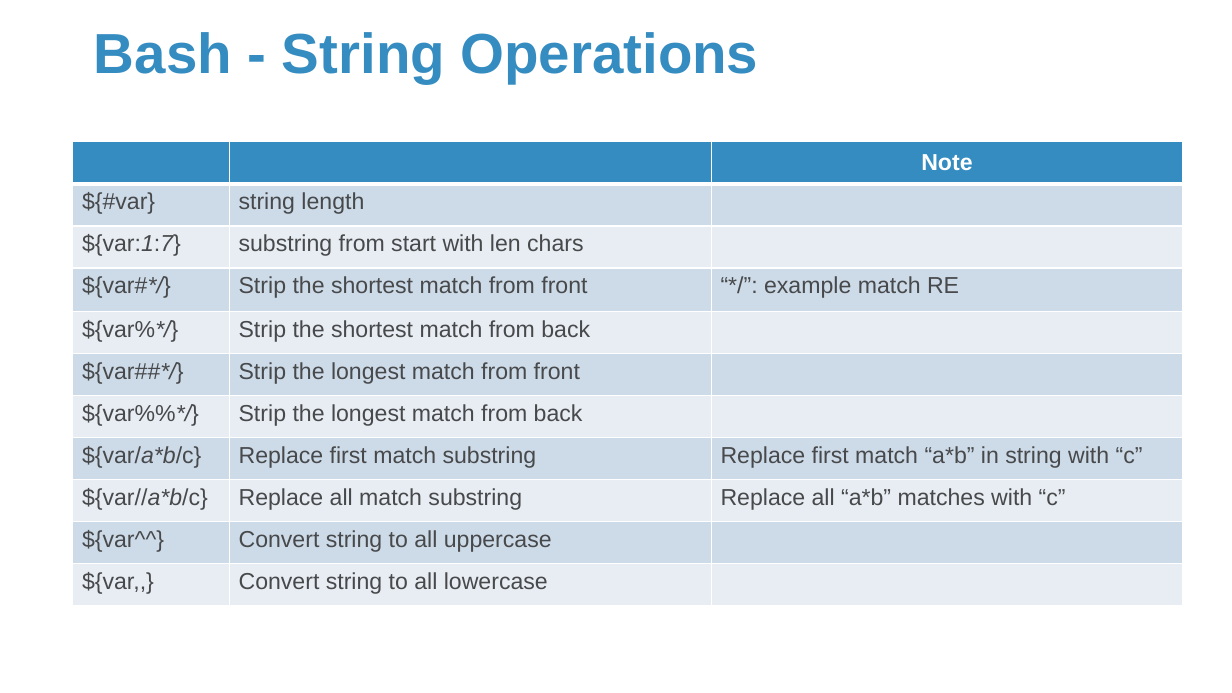
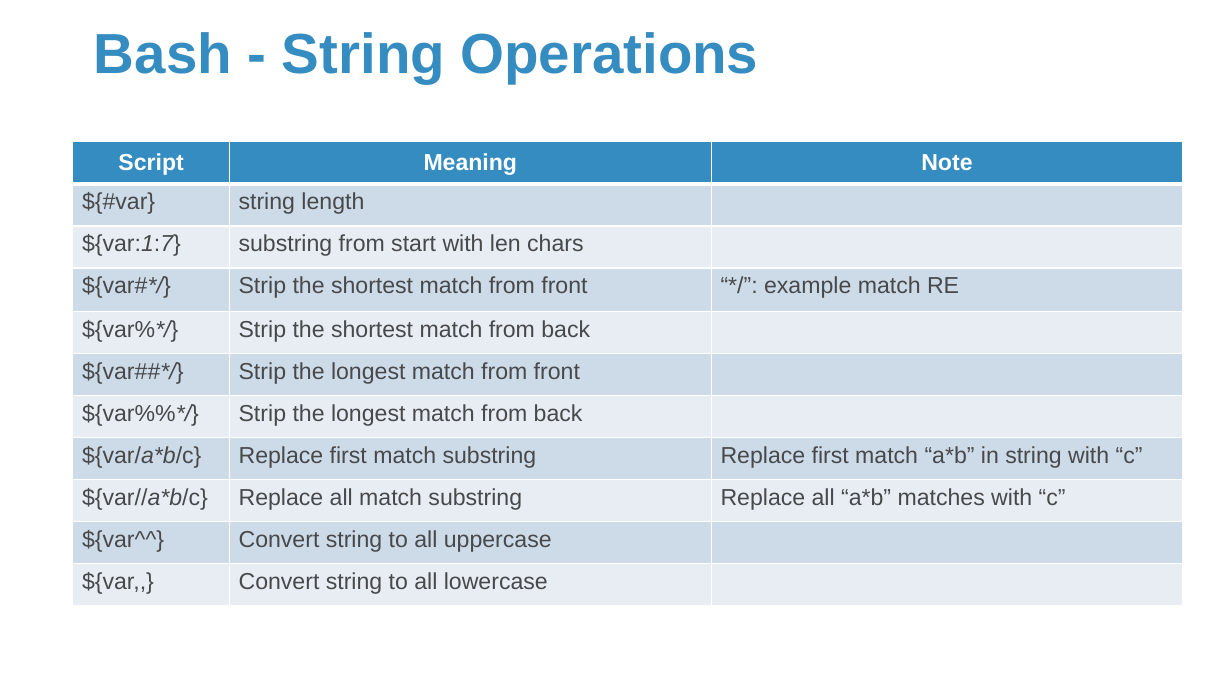
Before and after one commit to Sparks-Lu/TechNotes, a slide deck: slide 4 of Linux/Linux_Notes.pptx. Drawn at 1232x693 pixels with LibreOffice and Linux fonts; fonts in the diff are those of the drawing; background and template pictures are left out. Boxes give left, top, right and bottom in pixels: in the first picture for what was removed or moved away, otherwise in the second. Text is boxed around its words. In the diff, an @@ line names an element or a change of style, - is before the commit and + after.

```diff
--- a/Linux/Linux_Notes.pptx
+++ b/Linux/Linux_Notes.pptx
@@ table at (73,142,1183,606) @@
-row 1, column 1: 
+row 1, column 1: Script
-row 1, column 2: 
+row 1, column 2: Meaning
```
Also in this commit, not shown: 5 other slides changed, 5 slides added, 13 other files.
